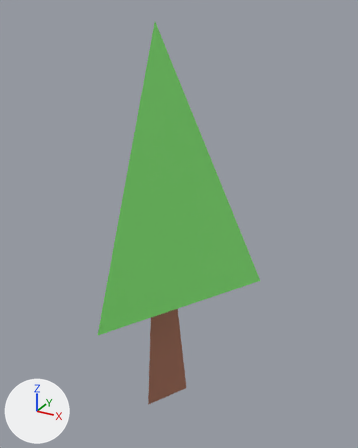
The Blender file tree.blend, before and after one commit.
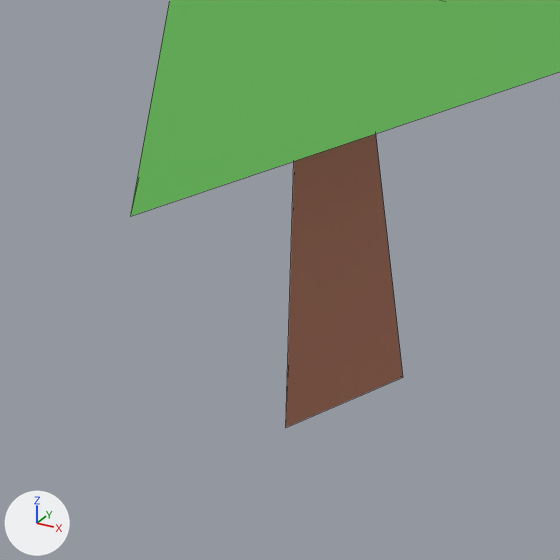
Old and new are each drawn whole from a 50 mm camera at (4.73, -7.75, 7.65) aimed at (0.45, 0.03, 3.76) and again close up on the part from 15% to 66% of the width and 59% to 100% of the height. Every picture has the same lights, and +X, +Y and +Z are marked at lower left. The close-ups show mesh edges as thin lines. The same objects are shown in both versions, whatever each file hides.

Objects in the first close-up: 'Pine'.
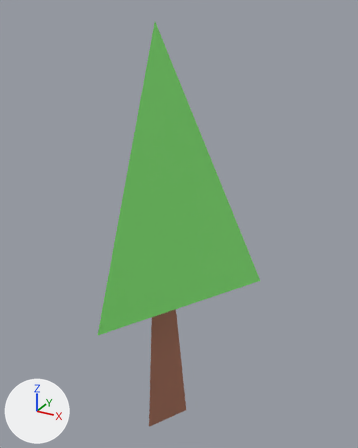
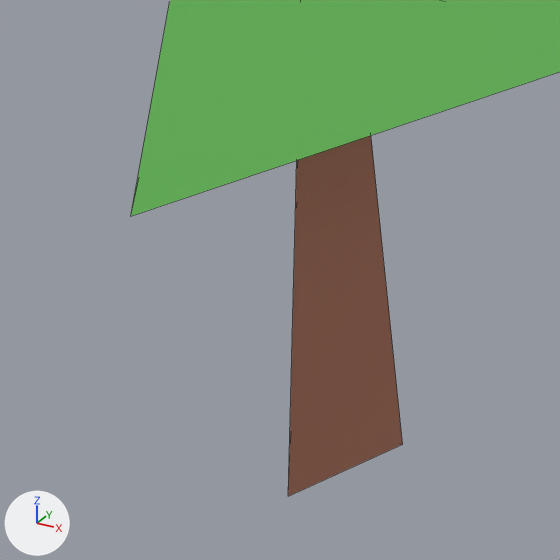
The newer file is also rescaled (x1.5) as a whole; pictures and numbers use the older file's frame.

The change, as JSON lines over the scene's bpy script:
```json
{"block": "me_cube", "where": "me_cube.from_pydata(...)  # 8 vertices, 8 faces; spans x -1.84..1.84, y -2.12..1.06, z -0.5..7.43"}
{"block": "me_cube", "where": "# used by ob_pine; location = (0.0, 0.0, 0.0)"}
{"block": "me_cube", "where": "# before: 0 (0.0, -0.58, -0.5) at pixel (285, 427), 1 (-0.5, 0.29, -0.5), 2 (0.5, 0.29, -0.5) at pixel (403, 377)"}
{"block": "me_cube", "change": "me_cube part 1"}
{"op": "add", "block": "me_cube", "code": "for i in [0, 1, 2]: me_cube.vertices[i].co += Vector((0.0, 0.0, -0.67))"}
```

Location of each change, (x1, y1, x2, y2) in pixels of the close-ups (560 x 560 px; the box of a moved part takes in the faces that stretch with it):
```json
{"object": "Pine", "change": "reshaped", "before": [131, 0, 560, 427], "after": [131, 0, 560, 496]}
{"part": 1, "of": "me_cube", "change": "moved or reshaped", "before": [286, 134, 403, 427], "after": [288, 136, 402, 496]}
```
